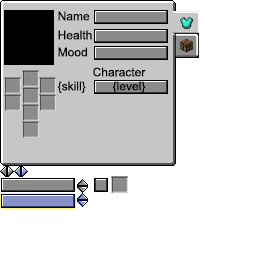
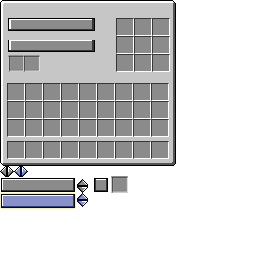
Comparing the layer stacks of the two 256x256 images. Changes:
added layer "Layer 18" in group "Village Center" over (23, 55, 40, 72)
added layer "Layer 17" in group "Village Center" over (8, 55, 25, 72)
added layer "Layer 13 copy" in group "Village Center" over (9, 40, 95, 52)
added layer "Layer 13" in group "Village Center" over (9, 18, 95, 31)
added layer "Layer 12" in group "Village Center" over (4, 10, 176, 159)
hid group "Villager UI - Info" (26 layers) over (4, 10, 199, 159)
